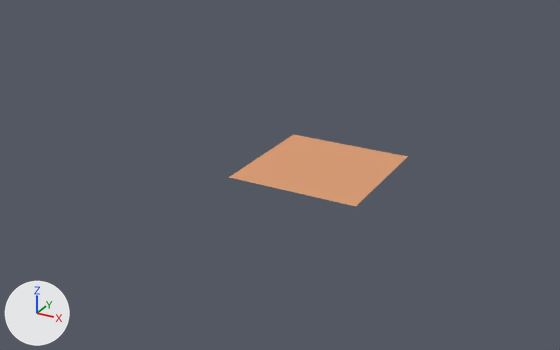
A saved change to the Blender file data/escenitacosa.blend.
One viewpoint serves both versions: a 50 mm lens placed at (7.92, -15.5, 6.82), pointed at (-0.24, -0.67, -0.59). Every picture has the same lights, and +X, +Y and +Z are marked at lower left.

Script lines for the objects in view, before the commit:
```python
ob_floor = bpy.data.objects.new('floor', me_floor)
ob_floor.location = (0.0, 0.0, 0.0)
ob_floor.rotation_euler = (1.571, 0.0, 0.0)  # degrees (90, 0, 0)
ob_floor_001 = bpy.data.objects.new('floor.001', me_floor_001)
ob_floor_001.location = (0.0, -1.0, 0.0)
ob_floor_001.rotation_euler = (1.571, 0.0, 0.0)  # degrees (90, 0, 0)
ob_floor_002 = bpy.data.objects.new('floor.002', me_floor_002)
ob_floor_002.location = (0.0, -2.0, 0.0)
ob_floor_002.rotation_euler = (1.571, 0.0, 0.0)  # degrees (90, 0, 0)
ob_floor_003 = bpy.data.objects.new('floor.003', me_floor_003)
ob_floor_003.location = (1.0, 0.0, 0.0)
ob_floor_003.rotation_euler = (1.571, 0.0, 0.0)  # degrees (90, 0, 0)
ob_floor_004 = bpy.data.objects.new('floor.004', me_floor_004)
ob_floor_004.location = (1.0, -1.0, 0.0)
ob_floor_004.rotation_euler = (1.571, 0.0, 0.0)  # degrees (90, 0, 0)
ob_floor_005 = bpy.data.objects.new('floor.005', me_floor_005)
ob_floor_005.location = (1.0, -2.0, 0.0)
ob_floor_005.rotation_euler = (1.571, 0.0, 0.0)  # degrees (90, 0, 0)
ob_floor_006 = bpy.data.objects.new('floor.006', me_floor_006)
ob_floor_006.location = (2.0, 0.0, 0.0)
ob_floor_006.rotation_euler = (1.571, 0.0, 0.0)  # degrees (90, 0, 0)
ob_floor_007 = bpy.data.objects.new('floor.007', me_floor_007)
ob_floor_007.location = (2.0, -1.0, 0.0)
ob_floor_007.rotation_euler = (1.571, 0.0, 0.0)  # degrees (90, 0, 0)
ob_floor_008 = bpy.data.objects.new('floor.008', me_floor_008)
ob_floor_008.location = (2.0, -2.0, 0.0)
ob_floor_008.rotation_euler = (1.571, 0.0, 0.0)  # degrees (90, 0, 0)
```
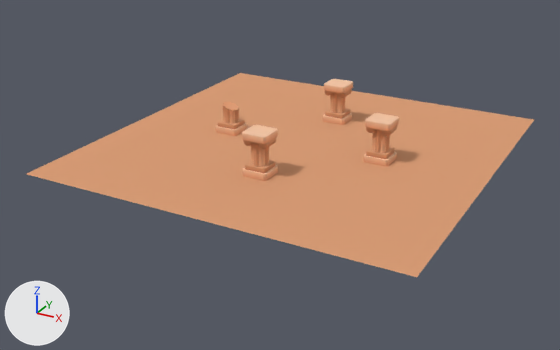
Boxes (x1, y1, x2, y2) around the edits, measured in the pictures (560 x 350 px):
'floor', moved, rescaled (261% wider, 350% taller)
    before: (274, 134, 330, 155)
    after: (263, 179, 468, 277)
'floor.007', moved, rescaled (225% wider, 223% taller)
    before: (332, 163, 392, 188)
    after: (134, 154, 331, 237)
'floor.008', moved, rescaled (194% wider, 157% taller)
    before: (312, 179, 375, 206)
    after: (27, 132, 214, 203)
'floor.006', moved, rescaled (207% wider, 200% taller)
    before: (352, 149, 408, 172)
    after: (332, 137, 506, 208)
'floor.005', moved, rescaled (130% wider, 111% taller)
    before: (269, 170, 331, 196)
    after: (390, 102, 534, 158)
'floor.004', moved, rescaled (163% wider, 156% taller)
    before: (292, 155, 351, 179)
    after: (216, 116, 373, 179)
'floor.003', moved, rescaled (189% wider, 155% taller)
    before: (312, 142, 367, 163)
    after: (116, 99, 277, 154)
'floor.002', moved, rescaled (124% wider, 76% taller)
    before: (230, 162, 291, 186)
    after: (186, 73, 324, 116)
'floor.001', moved, rescaled
    before: (253, 148, 311, 170)
    after: (279, 89, 424, 134)
'column.002', added (beige)
    after: (242, 125, 278, 181)
'column', added (beige)
    after: (363, 113, 399, 166)
'column.001', added (beige)
    after: (323, 79, 353, 125)
'column-damaged', added (orange)
    after: (216, 102, 247, 136)

The change, as a list of edits to the scene's bpy script:
```text
Add img_colormap_png:
    img_colormap_png = load_image('colormap.png', 'meshes/Textures/colormap.png', 512, 512, 'sRGB')
Add mat_colormap:
    mat_colormap = principled_material('colormap')
    mat_colormap.texture = img_colormap_png
    mat_colormap.roughness = 1.0
    mat_colormap.specular_ior_level = 0.0
Add mat_colormap_001:
    mat_colormap_001 = principled_material('colormap.001')
    mat_colormap_001.texture = img_colormap_png
    mat_colormap_001.roughness = 1.0
    mat_colormap_001.specular_ior_level = 0.0
Add me_column:
    me_column.from_pydata(...)  # 120 vertices, 336 faces; spans x -0.302..0.302, y 0.0..1.0, z -0.3..0.3
    me_column.materials.append(mat_colormap)  # picture img_colormap_png
Add me_column_damaged:
    me_column_damaged.from_pydata(...)  # 94 vertices, 296 faces; spans x -0.3..0.3, y 0.0..0.716, z -0.3..0.3
    me_column_damaged.materials.append(mat_colormap_001)  # picture img_colormap_png
Change ob_floor:
    ob_floor.location: (0.0, 0.0, 0.0) -> (3.0, -3.0, 0.0)
    ob_floor.scale: (1.0, 1.0, 1.0) -> (3.0, 3.0, 3.0)
Change ob_floor_001:
    ob_floor_001.location: (0.0, -1.0, 0.0) -> (0.0, 3.0, 0.0)
    ob_floor_001.scale: (1.0, 1.0, 1.0) -> (3.0, 3.0, 3.0)
Change ob_floor_002:
    ob_floor_002.location: (0.0, -2.0, 0.0) -> (-3.0, 3.0, 0.0)
    ob_floor_002.scale: (1.0, 1.0, 1.0) -> (3.0, 3.0, 3.0)
Change ob_floor_003:
    ob_floor_003.location: (1.0, 0.0, 0.0) -> (-3.0, 0.0, 0.0)
    ob_floor_003.scale: (1.0, 1.0, 1.0) -> (3.0, 3.0, 3.0)
Change ob_floor_004:
    ob_floor_004.location: (1.0, -1.0, 0.0) -> (0.0, 0.0, 0.0)
    ob_floor_004.scale: (1.0, 1.0, 1.0) -> (3.0, 3.0, 3.0)
Change ob_floor_005:
    ob_floor_005.location: (1.0, -2.0, 0.0) -> (3.0, 3.0, 0.0)
    ob_floor_005.scale: (1.0, 1.0, 1.0) -> (3.0, 3.0, 3.0)
Change ob_floor_006:
    ob_floor_006.location: (2.0, 0.0, 0.0) -> (3.0, 0.0, 0.0)
    ob_floor_006.scale: (1.0, 1.0, 1.0) -> (3.0, 3.0, 3.0)
Change ob_floor_007:
    ob_floor_007.location: (2.0, -1.0, 0.0) -> (0.0, -3.0, 0.0)
    ob_floor_007.scale: (1.0, 1.0, 1.0) -> (3.0, 3.0, 3.0)
Change ob_floor_008:
    ob_floor_008.location: (2.0, -2.0, 0.0) -> (-3.0, -3.0, 0.0)
    ob_floor_008.scale: (1.0, 1.0, 1.0) -> (3.0, 3.0, 3.0)
Add ob_column_002:
    ob_column_002 = bpy.data.objects.new('column.002', me_column)
    ob_column_002.location = (0.0, -2.0, 0.0)
    ob_column_002.rotation_euler = (1.571, 0.0, 0.0)  # degrees (90, 0, 0)
Add ob_column_001:
    ob_column_001 = bpy.data.objects.new('column.001', me_column)
    ob_column_001.location = (0.0, 2.0, 0.0)
    ob_column_001.rotation_euler = (1.571, 0.0, 0.0)  # degrees (90, 0, 0)
Add ob_column_damaged:
    ob_column_damaged = bpy.data.objects.new('column-damaged', me_column_damaged)
    ob_column_damaged.location = (-2.0, 0.0, 0.0)
    ob_column_damaged.rotation_euler = (1.571, 0.0, 0.0)  # degrees (90, 0, 0)
Add ob_column:
    ob_column = bpy.data.objects.new('column', me_column)
    ob_column.location = (2.0, 0.0, 0.0)
    ob_column.rotation_euler = (1.571, 0.0, 0.0)  # degrees (90, 0, 0)
```
